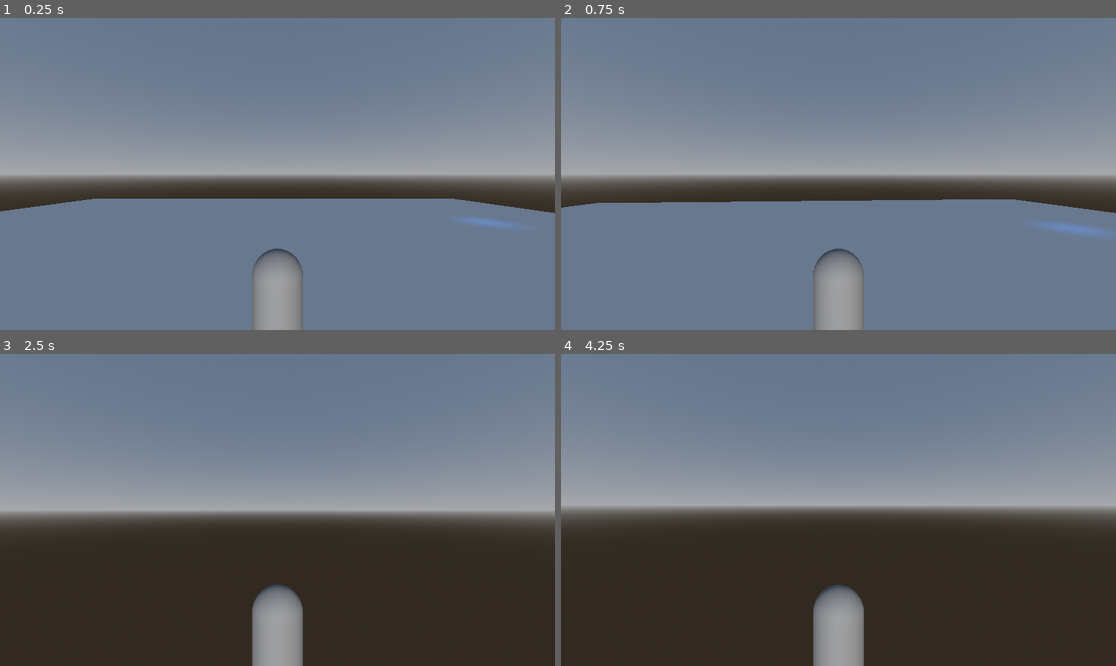
Above: before the commit, frames 1-4 (two rows, left to right).
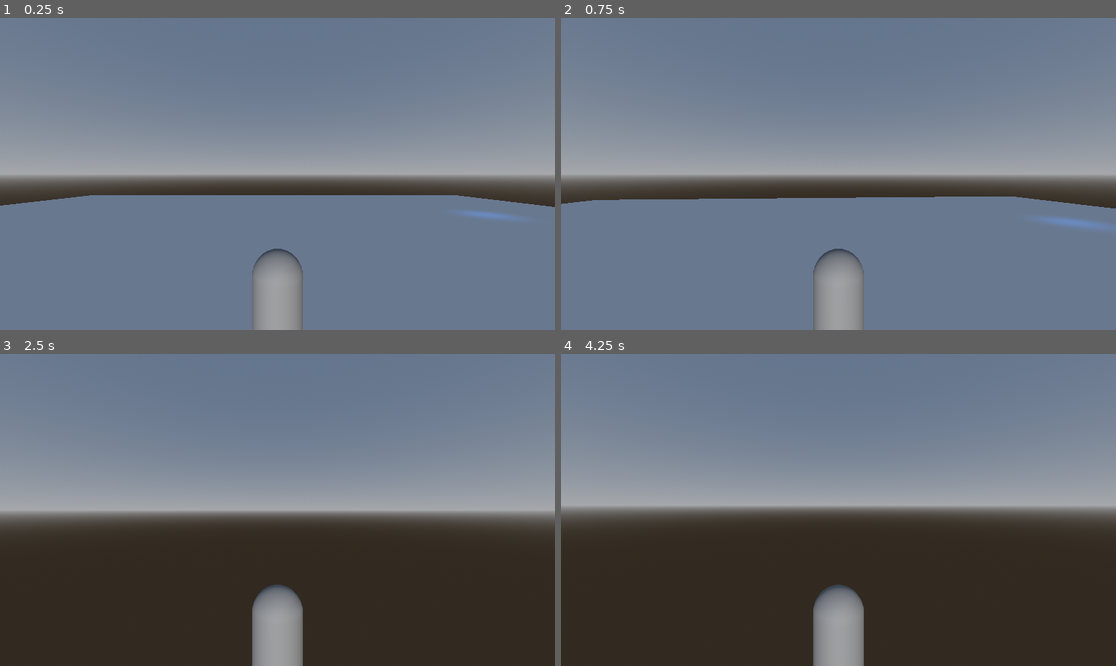
Above: after the commit, the same moments.

Repository: sjgillGit/GWJ84
Game: Godot game, scene res://Scenes/test_scene.tscn
The game is run twice, just before and just after one commit, with the same random seed, the same clock (stepped at 60 frames per second) and the same inputs.
Inputs (mouse positions are in pixels of both pictures, inside the frame that each line leads up to):
- Up to frame 1 (0.25 s): no input
- Up to frame 2 (0.75 s): tap Enter at 0.5 s; move the mouse to (866, 174) at 0.52 s; press the mouse at (866, 174) at 0.53 s; hold W (MoveForward) from 0.53 s (still down)
- Up to frame 3 (2.5 s): keep holding W (MoveForward); move the mouse to (249, 510) at 1.27 s; release the mouse at (249, 510) at 1.28 s; tap Mouse wheel down (ScrollActionDown) at 1.35 s; move the mouse to (288, 503) at 2.02 s; hold Mouse wheel up (ScrollActionUp) from 2.03 s (still down)
- Up to frame 4 (4.25 s): keep holding W (MoveForward); tap Space at 2.75 s; move the mouse to (832, 516) at 2.77 s; release Mouse wheel up (ScrollActionUp) at 2.78 s; tap Shift (Shift) at 2.85 s; tap Enter at 3.5 s; move the mouse to (877, 513) at 3.52 s; hold Tab (watch_open) from 3.53 s (still down)

The runs differ from the first frame. In frame 1, 1.5% of the frame differs, in the area x 0-100%, y 56-68%; in frame 2, 1.3%; in frame 3, less than 0.1%; in frame 4, less than 0.1%.

Commit message:
Added gravity to player controller

Diff:
--- a/Scripts/Player/player.gd
+++ b/Scripts/Player/player.gd
@@ -16,19 +16,23 @@
 @export
 var health_handler: EntityHealthHandler;
 
+var gravity: float;
+
+func _ready() -> void:
+	gravity = ProjectSettings.get_setting("physics/3d/default_gravity")
+
 func _physics_process(_delta: float) -> void:
 	var input: Vector2 = Input.get_vector("MoveLeft", "MoveRight", "MoveForward", "MoveBack");
-	if input == Vector2.ZERO:
-		return;
+	var movement_direction : Vector3 = Vector3(input.x, 0.0, input.y).rotated(Vector3.UP, camera_controller.get_horizontal_rotation());
 
-	var movement_direction : Vector3 = Vector3(input.x, 0.0, input.y).rotated(Vector3.UP, camera_controller.get_horizontal_rotation());
-	mesh_root.look_at(global_position + Vector3(movement_direction.x, 0, movement_direction.z));
+	if input != Vector2.ZERO:
+		mesh_root.look_at(global_position + Vector3(movement_direction.x, 0, movement_direction.z));
 
 	var movement_velocity = movement_direction * move_speed;
 	if Input.is_action_pressed("Sprint"):
 		movement_velocity *= sprint_multiplier;
 
-	self.velocity = Vector3(movement_velocity.x, -0.98, movement_velocity.z);
+	self.velocity = Vector3(movement_velocity.x, -gravity, movement_velocity.z);
 	self.move_and_slide();
 
 func take_damage(damage: float) -> void:
